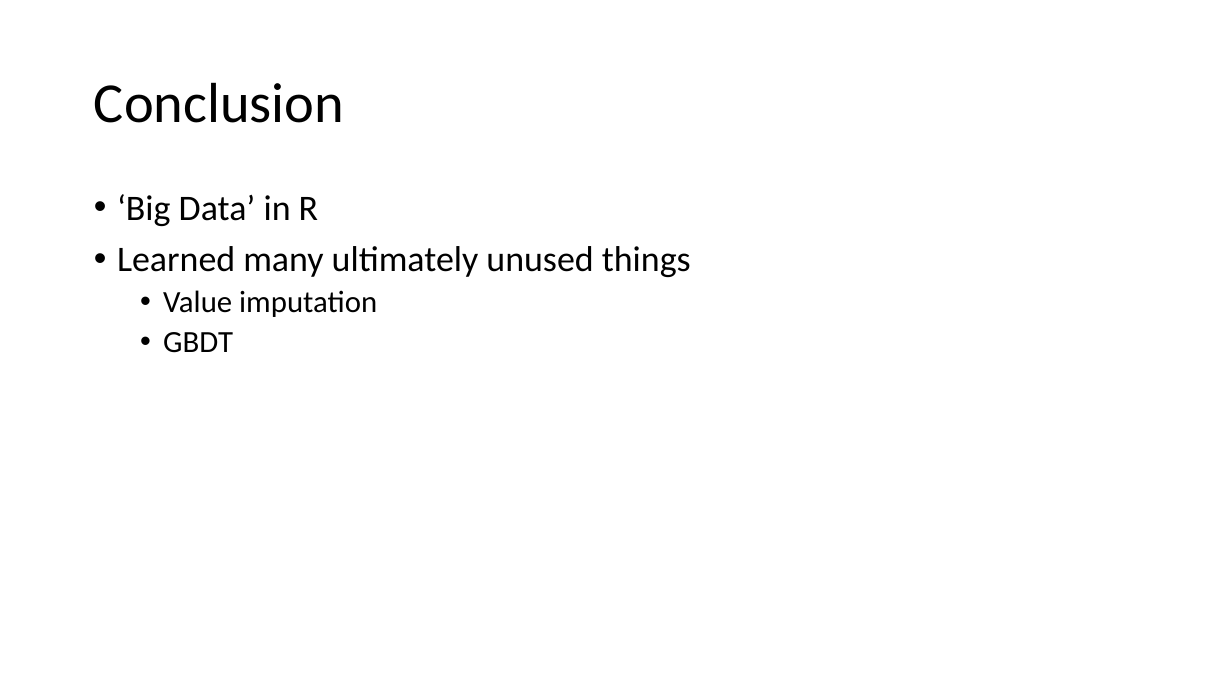
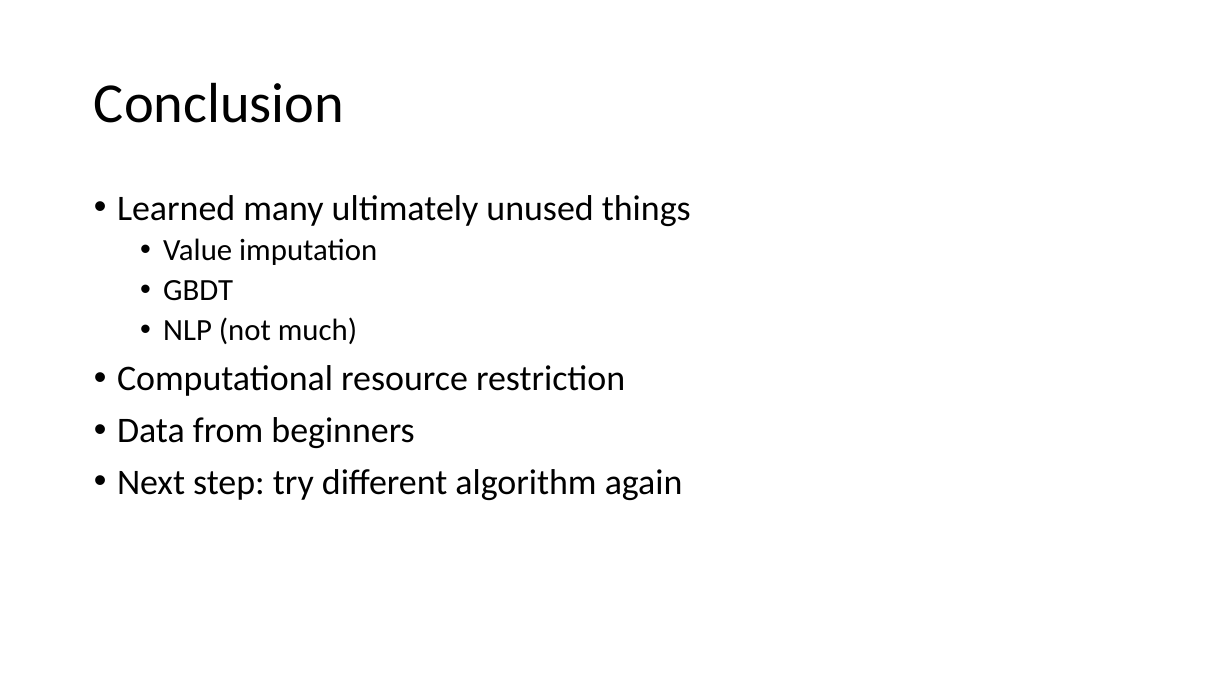
Before and after one commit to 1071-DataScience/finalproject-itsnotponpon, a slide deck: slide 9 of docs/MSLA.pptx. Drawn at 1232x693 pixels with LibreOffice and Linux fonts; fonts in the diff are those of the drawing. Boxes give left, top, right and bottom in pixels: in the first picture for what was removed or moved away, otherwise in the second. Text is boxed around its words. In the diff, an @@ line names an element or a change of style, - is before the commit and + after.

```diff
--- a/docs/MSLA.pptx
+++ b/docs/MSLA.pptx
@@ text at <box>117,194,318,226</box>: paragraph removed @@
-• ‘Big Data’ in R
@@ text at <box>117,317,683,500</box>: paragraphs added @@
+  • NLP (not much)
+• Computational resource restriction
+• Data from beginners
+• Next step: try different algorithm again
```
Also in this commit, not shown: 3 other slides changed.
